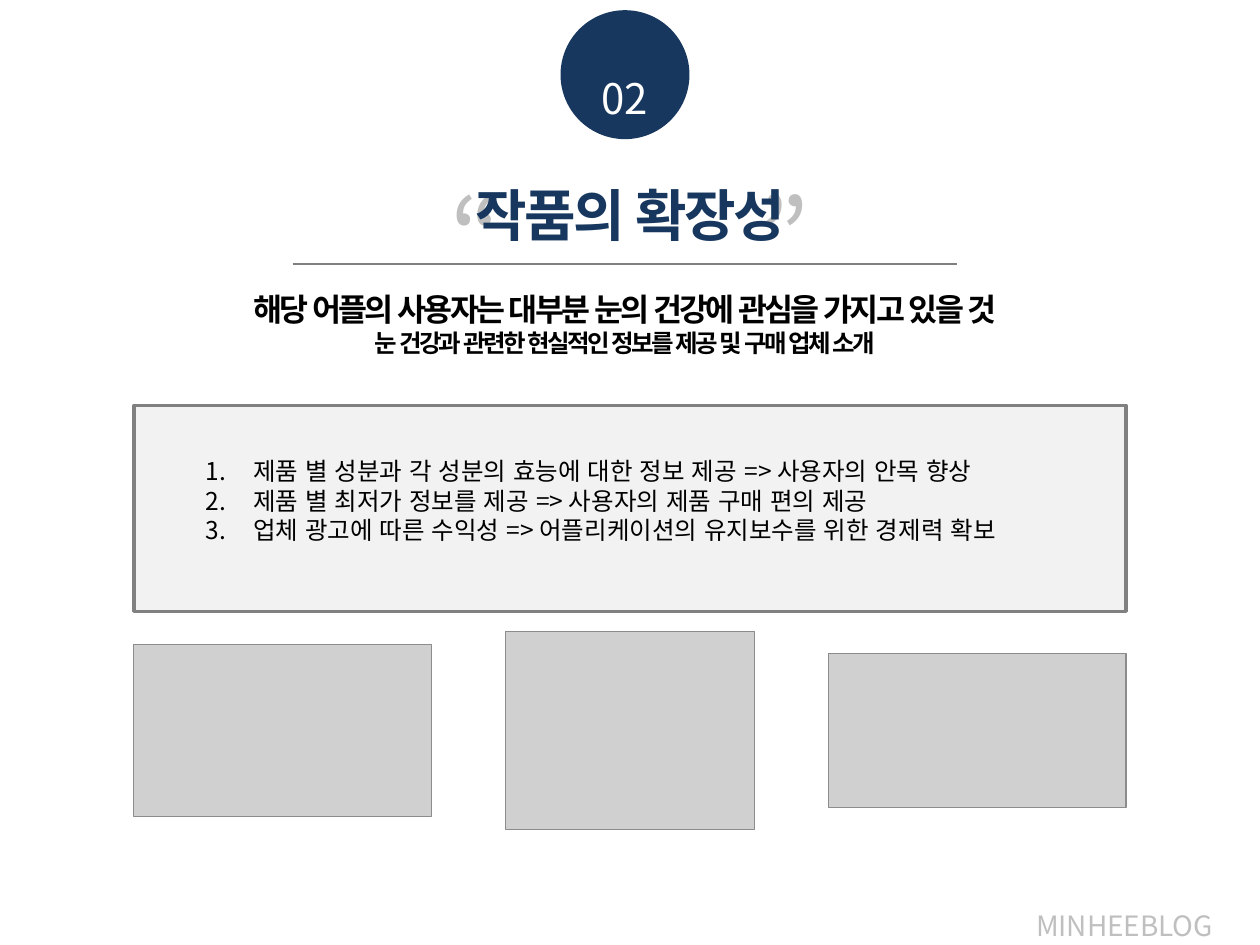
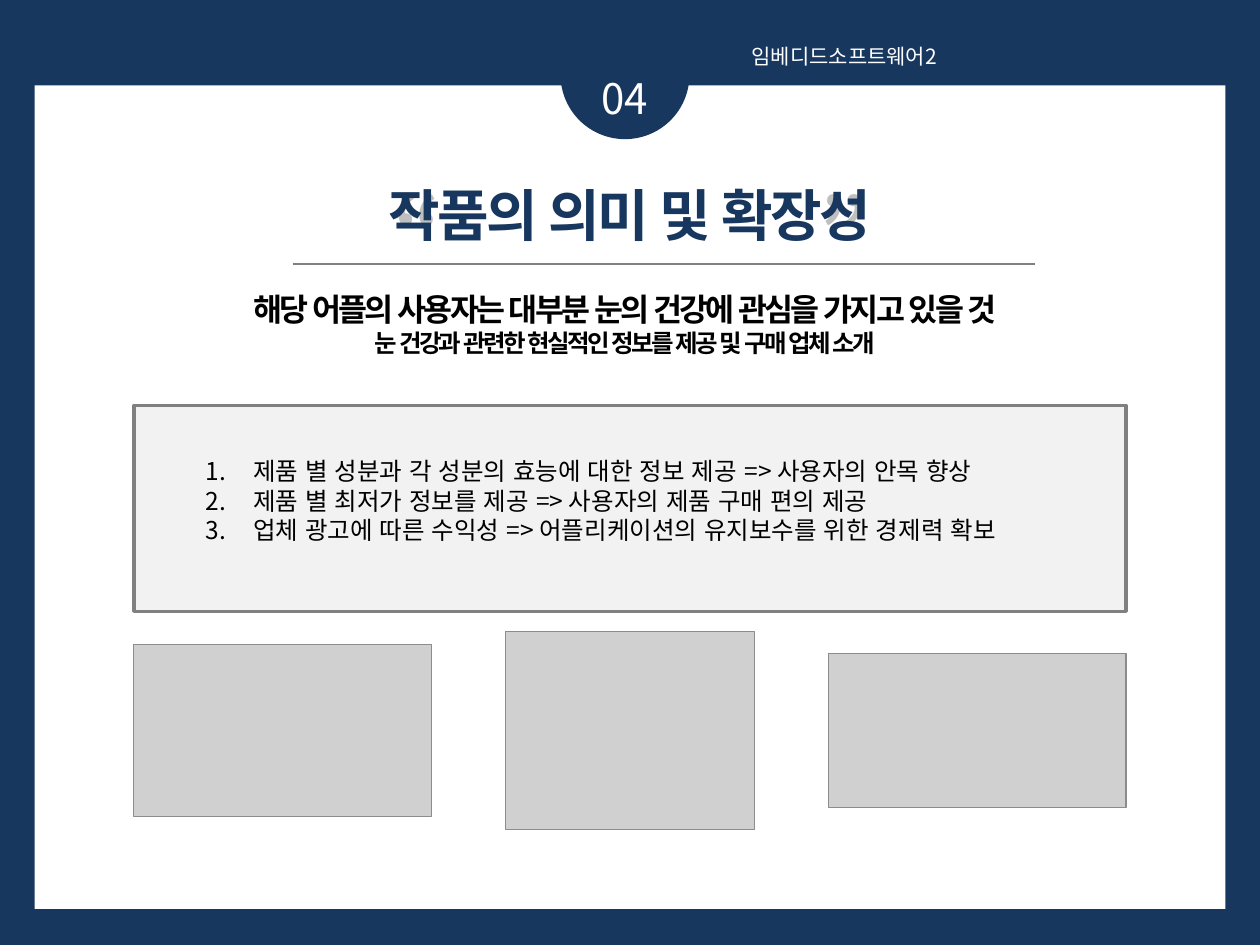
Before and after one commit to 201411108/Black-Android-app-for-eye, a slide deck: slide 23 of Document/발표PPT.pptx (slide 24 before the commit). Drawn at 1260x945 pixels with LibreOffice and Linux fonts; fonts in the diff are those of the drawing; grey boxes stand for pictures. Boxes give left, top, right and bottom in pixels: in the first picture for what was removed or moved away, otherwise in the second. Text is boxed around its words. In the diff, an @@ line names an element or a change of style, - is before the commit and + after.

```diff
--- a/Document/발표PPT.pptx
+++ b/Document/발표PPT.pptx
@@ background #FFFFFF to #17375E @@
@@ text added at bbox=[752, 46, 938, 66], 12 pt, text #FFFFFF @@
+임베디드소프트웨어2
@@ rectangle added at bbox=[35, 86, 1226, 910], fill #FFFFFF @@
@@ text at bbox=[602, 82, 649, 115]: text changed @@
-02
+04
@@ text at bbox=[389, 188, 871, 241]: text changed @@
-작품의 확장성
+작품의 의미 및 확장성
@@ line moved from (292, 265) - (958, 265) to (292, 265) - (1034, 265) @@
@@ text removed at bbox=[1036, 915, 1213, 936] @@
-MINHEEBLOG
```
Also in this commit, not shown: 12 other slides changed, 11 slides removed.
